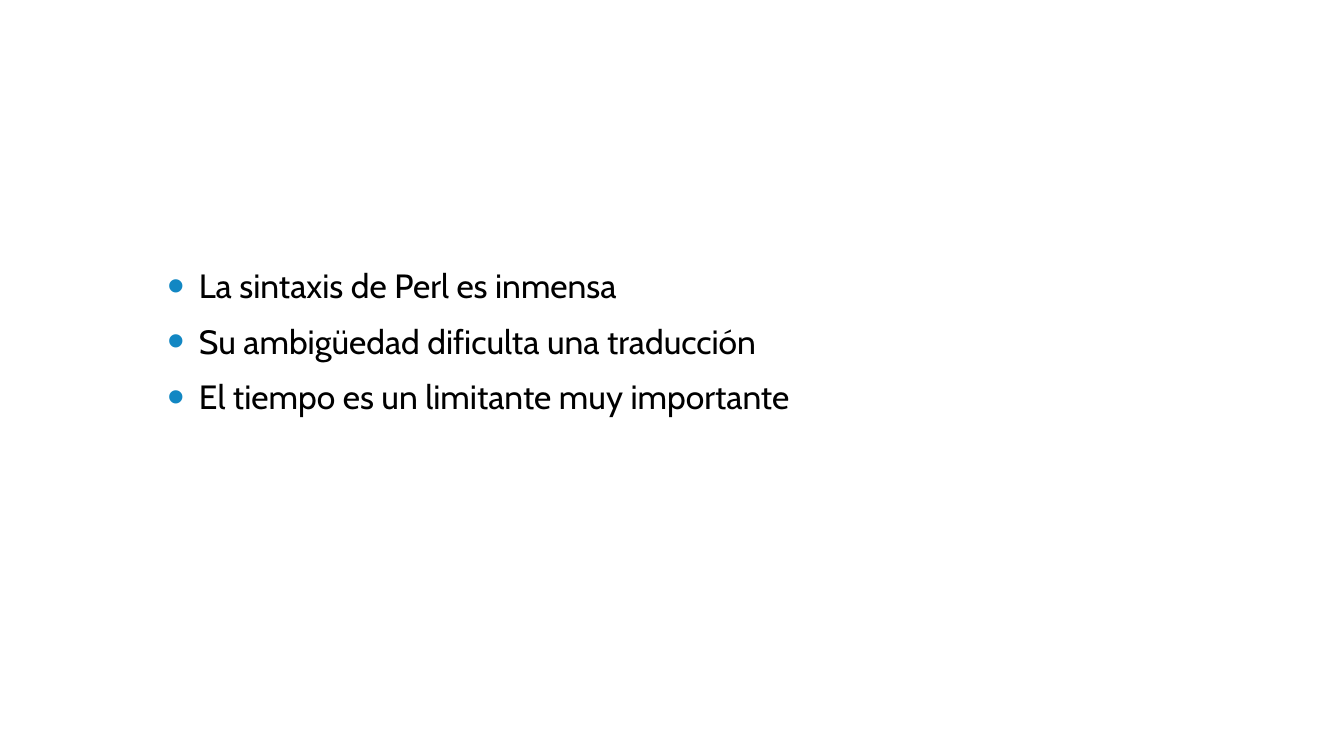
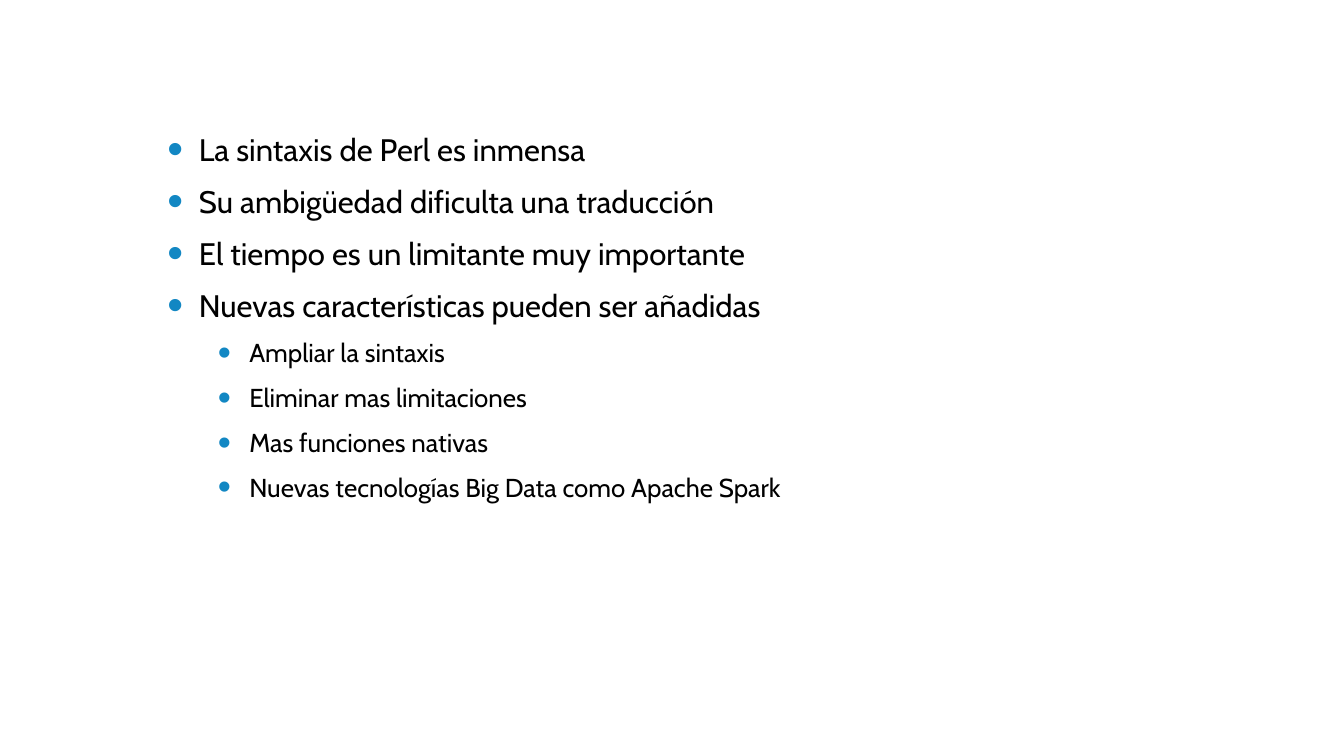
Before and after one commit to cesarpomar/Perldoop2-tfg, a slide deck: slide 28 of doc/Presentacion.pptx (slide 27 before the commit). Drawn at 1344x756 pixels with LibreOffice and Linux fonts; fonts in the diff are those of the drawing; background and template pictures are left out. Boxes give left, top, right and bottom in pixels: in the first picture for what was removed or moved away, otherwise in the second. Text is boxed around its words. In the diff, an @@ line names an element or a change of style, - is before the commit and + after.

```diff
--- a/doc/Presentacion.pptx
+++ b/doc/Presentacion.pptx
@@ text at (x1=199, y1=137, x2=745, y2=272): size 24 to 22.2 pt in "La sintaxis de Perl es inmensa", "Su ambigüedad dificulta una traducción", "El tiempo es un limitante muy importante" @@
@@ text at (x1=199, y1=293, x2=781, y2=502): paragraphs added @@
+• Nuevas características pueden ser añadidas
+  • Ampliar la sintaxis
+  • Eliminar mas limitaciones
+  • Mas funciones nativas
+  • Nuevas tecnologías Big Data como Apache Spark
```
Also in this commit, not shown: 15 other slides changed, 1 slide added.
